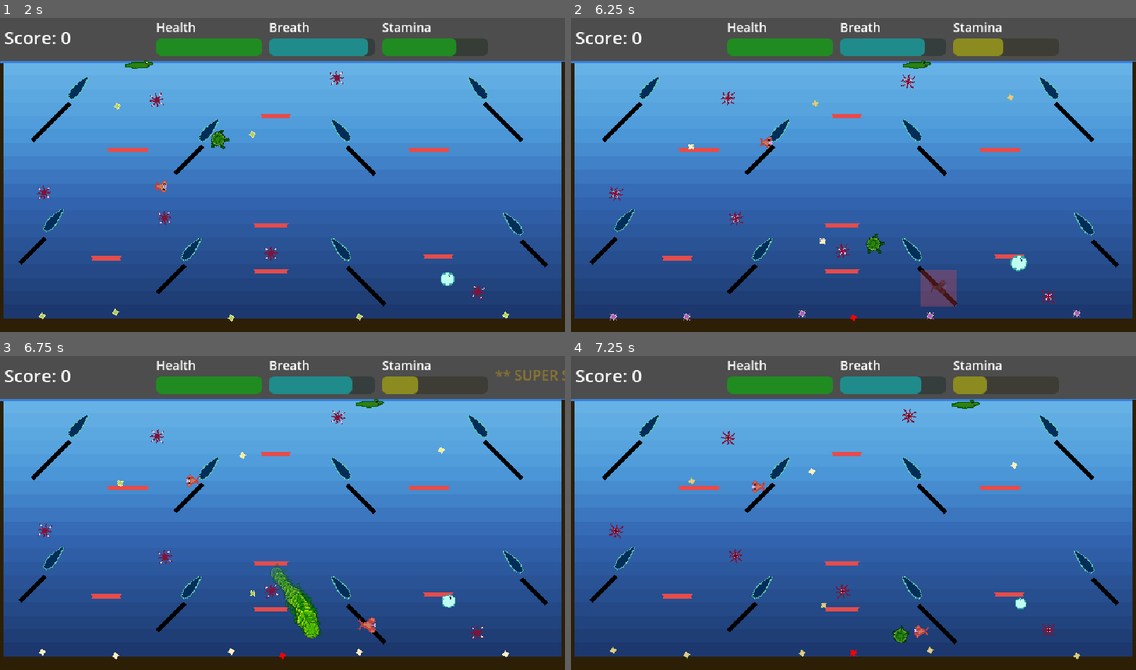
Above: before the commit, frames 1-4 (two rows, left to right).
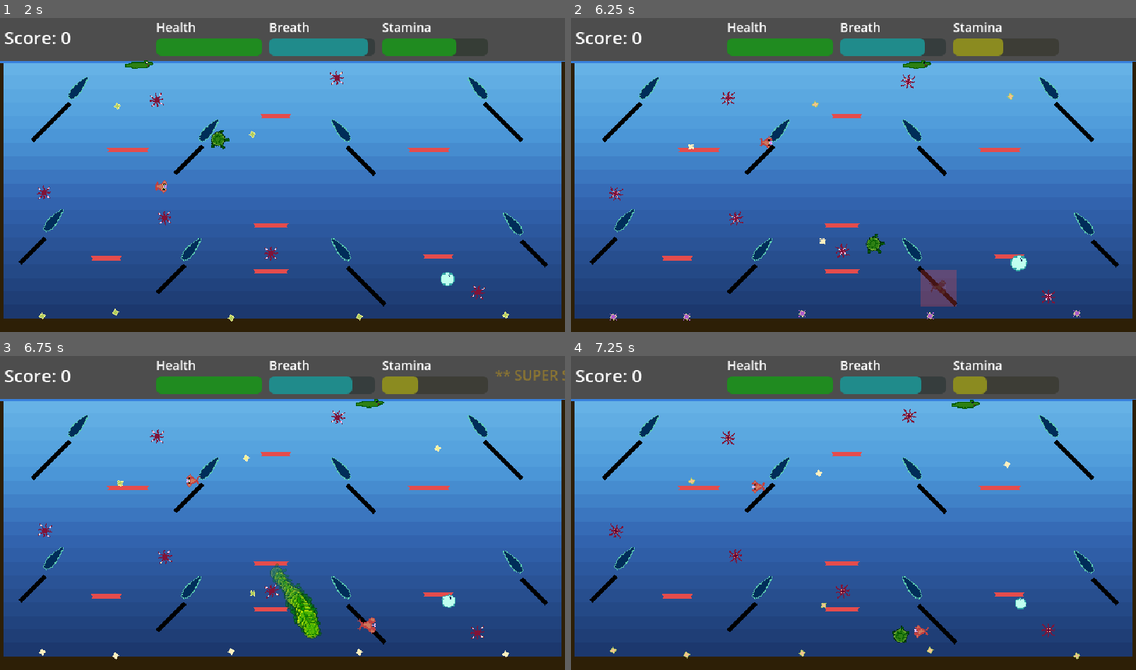
Above: after the commit, the same moments.

Repository: derftymutt/turtle-game
Game: Godot game, scene res://scenes/main.tscn
Two runs of this game, one before a commit and one after it. Both use one fixed random seed, a clock stepped at 60 frames per second and the inputs below.
Inputs:
- Up to frame 1 (2 s): tap Enter (ui_accept) at 0.5, 0.77, 1.52 s; hold D (move_right) 0.53-1.28 s; hold S (move_down) from 1.28 s (still down)
- Up to frame 2 (6.25 s): release S (move_down) at 2.03 s; hold D (move_right) 2.03-2.78 s; hold W (move_up) 2.78-3.53 s; tap Enter (ui_accept) at 3.02, 3.77, 4.52, 6.02 s; hold Z (flipper_left) 3.53-5.03 s; hold S (move_down) 5.03-5.78 s; hold D (move_right) from 5.78 s (still down)
- Up to frame 3 (6.75 s): release D (move_right) at 6.53 s; hold W (move_up) from 6.53 s (still down)
- Up to frame 4 (7.25 s): keep holding W (move_up); tap Enter (ui_accept) at 6.77 s

Frame 1 is identical in both runs. In frame 2, less than 0.1% of the frame differs, in the area x 42-79%, y 23-97%; in frame 3, less than 0.1%; in frame 4, less than 0.1%, in the area x 42-79%, y 33-96%.

Commit message:
main scene cleanup

Diff:
--- a/scripts/main.gd
+++ b/scripts/main.gd
@@ -1,22 +1,9 @@
 extends Node2D
 
 ## Main scene script
-## Spawning is now handled by dedicated spawner nodes:
-## - CollectibleSpawner for stars/coins
-## - AirBubbleSpawner for breath bubbles
-## - PiranhaSpawner (or EnemySpawner) for enemies
 
 func _ready() -> void:
-	await get_tree().create_timer(2.0).timeout
-	test_collectible_spawn()
-
-func test_collectible_spawn():
-	var test_collectible = $FloorSeeder.collectible_scene.instantiate()
-	add_child(test_collectible)
-	test_collectible.global_position = Vector2(0, 165)
-	test_collectible.z_index = 100
-	test_collectible.modulate = Color.RED  # Make it red for visibility
-	print("TEST: Spawned red collectible at (0, 165)")
+	pass
 
 func _process(_delta: float) -> void:
 	# Main game loop logic
